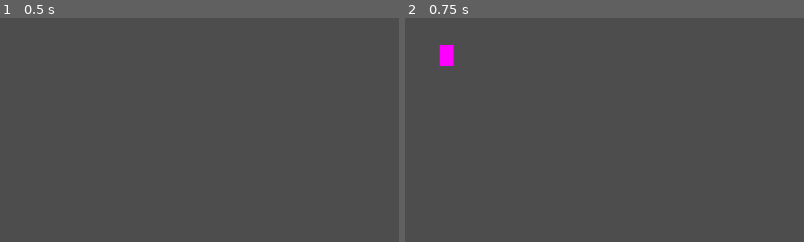
Above: before the commit, frames 1-2 (left to right).
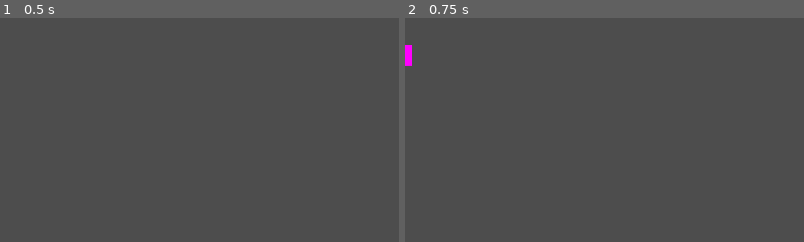
Above: after the commit, the same moments.

Repository: SupakornPholsiri/Decorate_christmas_tree
Game: Godot game, scene res://Player/player.tscn
Two runs of this game, one before a commit and one after it. Both use one fixed random seed, a clock stepped at 60 frames per second and the inputs below. Before the commit the project has no main scene; this scene is started directly in both runs.
Inputs:
- Up to frame 1 (0.5 s): no input
- Up to frame 2 (0.75 s): tap Enter (ui_accept) at 0.5, 0.6 s; hold Right (ui_right) from 0.53 s (still down)
The pictures show only the part of the screen within x 0-50%, y 35-85%; the shares and areas given below are measured in that part.

Frame 1 is identical in both runs. In frame 2, 0.5% of the frame differs, in the area x 0-13%, y 12-22%.

Commit message:
Add player 2

Diff:
--- a/Player/player.gd
+++ b/Player/player.gd
@@ -1,12 +1,22 @@
 extends CharacterBody2D
-
 
 const SPEED = 300.0
 const JUMP_VELOCITY = -400.0
+@export_range(1, 2, 1) var which_player
+
+var player_move_left
+var player_move_right
+var player_move_up
+var player_move_down
 
 # Get the gravity from the project settings to be synced with RigidBody nodes.
 var gravity = ProjectSettings.get_setting("physics/2d/default_gravity")
 
+func _ready():
+	player_move_left = "P%s_move_left" % which_player
+	player_move_right = "P%s_move_right" % which_player
+	player_move_up = "P%s_move_up" % which_player
+	player_move_down = "P%s_move_down" % which_player
 
 func _physics_process(delta):
 	# Add the gravity.
@@ -14,12 +24,12 @@
 		velocity.y += gravity * delta
 
 	# Handle jump.
-	if Input.is_action_just_pressed("ui_accept") and is_on_floor():
+	if Input.is_action_just_pressed(player_move_up) and is_on_floor():
 		velocity.y = JUMP_VELOCITY
 
 	# Get the input direction and handle the movement/deceleration.
 	# As good practice, you should replace UI actions with custom gameplay actions.
-	var direction = Input.get_axis("ui_left", "ui_right")
+	var direction = Input.get_axis(player_move_left, player_move_right)
 	if direction:
 		velocity.x = direction * SPEED
 	else:
--- a/project.godot
+++ b/project.godot
@@ -11,8 +11,52 @@
 [application]
 
 config/name="Git Hub"
+run/main_scene="res://Player/player.tscn"
 config/features=PackedStringArray("4.2", "GL Compatibility")
 config/icon="res://icon.svg"
+
+[input]
+
+P1_move_right={
+"deadzone": 0.5,
+"events": [Object(InputEventKey,"resource_local_to_scene":false,"resource_name":"","device":-1,"window_id":0,"alt_pressed":false,"shift_pressed":false,"ctrl_pressed":false,"meta_pressed":false,"pressed":false,"keycode":0,"physical_keycode":4194321,"key_label":0,"unicode":0,"echo":false,"script":null)
+]
+}
+P1_move_left={
+"deadzone": 0.5,
+"events": [Object(InputEventKey,"resource_local_to_scene":false,"resource_name":"","device":-1,"window_id":0,"alt_pressed":false,"shift_pressed":false,"ctrl_pressed":false,"meta_pressed":false,"pressed":false,"keycode":0,"physical_keycode":4194319,"key_label":0,"unicode":0,"echo":false,"script":null)
+]
+}
+P1_move_down={
+"deadzone": 0.5,
+"events": [Object(InputEventKey,"resource_local_to_scene":false,"resource_name":"","device":-1,"window_id":0,"alt_pressed":false,"shift_pressed":false,"ctrl_pressed":false,"meta_pressed":false,"pressed":false,"keycode":0,"physical_keycode":4194322,"key_label":0,"unicode":0,"echo":false,"script":null)
+]
+}
+P1_move_up={
+"deadzone": 0.5,
+"events": [Object(InputEventKey,"resource_local_to_scene":false,"resource_name":"","device":-1,"window_id":0,"alt_pressed":false,"shift_pressed":false,"ctrl_pressed":false,"meta_pressed":false,"pressed":false,"keycode":0,"physical_keycode":4194320,"key_label":0,"unicode":0,"echo":false,"script":null)
+]
+}
+P2_move_right={
+"deadzone": 0.5,
+"events": [Object(InputEventKey,"resource_local_to_scene":false,"resource_name":"","device":-1,"window_id":0,"alt_pressed":false,"shift_pressed":false,"ctrl_pressed":false,"meta_pressed":false,"pressed":false,"keycode":0,"physical_keycode":68,"key_label":0,"unicode":100,"echo":false,"script":null)
+]
+}
+P2_move_left={
+"deadzone": 0.5,
+"events": [Object(InputEventKey,"resource_local_to_scene":false,"resource_name":"","device":-1,"window_id":0,"alt_pressed":false,"shift_pressed":false,"ctrl_pressed":false,"meta_pressed":false,"pressed":false,"keycode":0,"physical_keycode":65,"key_label":0,"unicode":97,"echo":false,"script":null)
+]
+}
+P2_move_up={
+"deadzone": 0.5,
+"events": [Object(InputEventKey,"resource_local_to_scene":false,"resource_name":"","device":-1,"window_id":0,"alt_pressed":false,"shift_pressed":false,"ctrl_pressed":false,"meta_pressed":false,"pressed":false,"keycode":0,"physical_keycode":87,"key_label":0,"unicode":119,"echo":false,"script":null)
+]
+}
+P2_move_down={
+"deadzone": 0.5,
+"events": [Object(InputEventKey,"resource_local_to_scene":false,"resource_name":"","device":-1,"window_id":0,"alt_pressed":false,"shift_pressed":false,"ctrl_pressed":false,"meta_pressed":false,"pressed":false,"keycode":0,"physical_keycode":83,"key_label":0,"unicode":115,"echo":false,"script":null)
+]
+}
 
 [rendering]
 
--- a/test.tscn
+++ b/test.tscn
@@ -10,5 +10,10 @@
 format = 2
 layer_0/tile_data = PackedInt32Array(2359306, 262144, 2, 2359307, 262144, 2, 2359308, 262144, 2, 2359309, 262144, 2, 23 …(637 unchanged characters)…
 
-[node name="CharacterBody2D" parent="." instance=ExtResource("1_a3iwq")]
+[node name="P1" parent="." instance=ExtResource("1_a3iwq")]
 position = Vector2(290, 539)
+which_player = 1.0
+
+[node name="P2" parent="." instance=ExtResource("1_a3iwq")]
+position = Vector2(551, 532)
+which_player = 2.0
